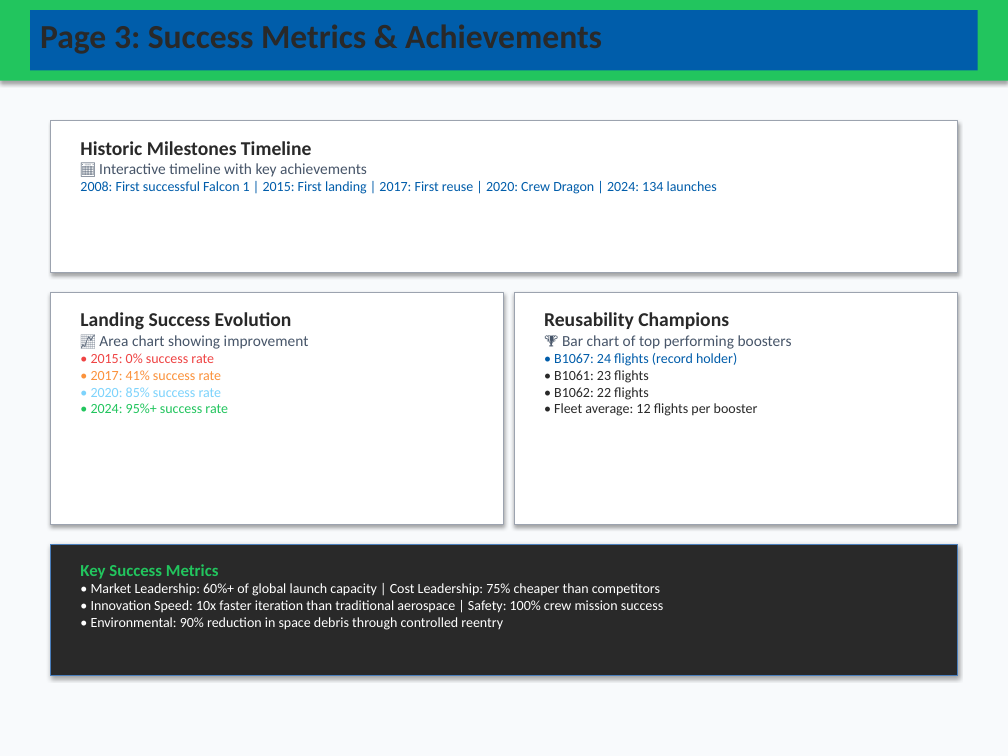
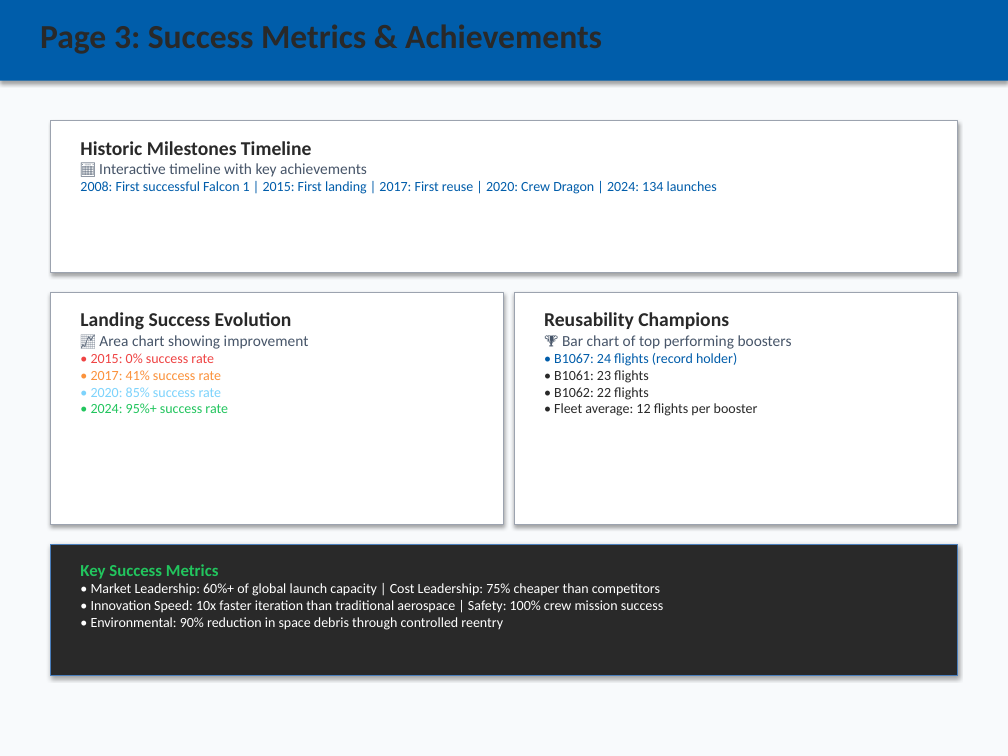
Before and after one commit to jsperson/newman_dataviz, a slide deck: slide 5 of module8/SpaceX_PowerBI_Dashboard_Design.pptx. Drawn at 1008x756 pixels with LibreOffice and Linux fonts; fonts in the diff are those of the drawing. Boxes give left, top, right and bottom in pixels: in the first picture for what was removed or moved away, otherwise in the second. Text is boxed around its words. In the diff, an @@ line names an element or a change of style, - is before the commit and + after.

```diff
--- a/module8/SpaceX_PowerBI_Dashboard_Design.pptx
+++ b/module8/SpaceX_PowerBI_Dashboard_Design.pptx
@@ rectangle at <box>0,0,1008,81</box>: fill #22C55E to #005DAA @@
@@ text "Page 3: Success Metrics & ..." rewrapped from <box>30,10,978,71</box> to <box>40,24,602,54</box> @@
```
Also in this commit, not shown: 1 other slide changed.
